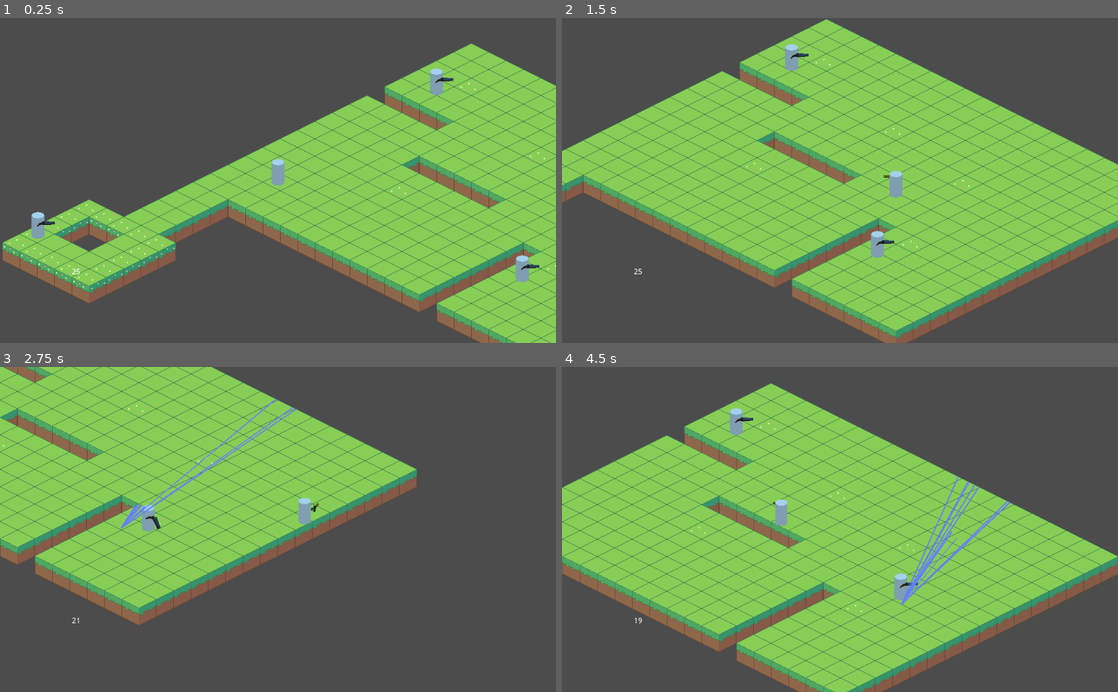
Above: before the commit, frames 1-4 (two rows, left to right).
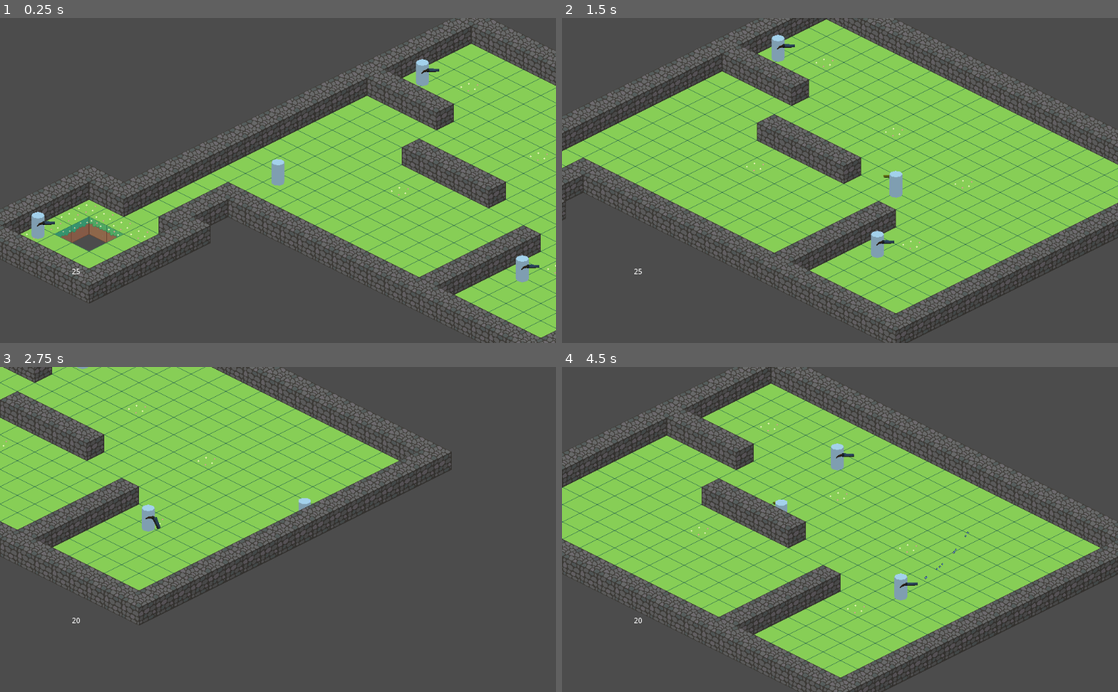
Above: after the commit, the same moments.

Repository: Big-Incorporated/biglike
Game: Godot game, scene res://main.tscn
Two runs of this game, one before a commit and one after it. Both use one fixed random seed, a clock stepped at 60 frames per second and the inputs below. The engine's default icon, where the game draws it, is replaced by a stand-in: a white triangle on a blue panel in a dark square.
Inputs (mouse positions are in pixels of both pictures, inside the frame that each line leads up to):
- Up to frame 1 (0.25 s): no input
- Up to frame 2 (1.5 s): tap Enter at 0.5 s; move the mouse to (962, 164) at 0.52 s; hold D 0.53-1.28 s; hold Shift 0.53-1.28 s; click (962, 164) at 0.67 s; move the mouse to (728, 196) at 1.27 s; hold S from 1.28 s (still down); tap Shift at 1.35 s; click (728, 196) at 1.42 s
- Up to frame 3 (2.75 s): move the mouse to (333, 458) at 2.02 s; release S at 2.03 s; hold D from 2.03 s (still down); hold Shift from 2.03 s (still down); click (333, 458) at 2.17 s
- Up to frame 4 (4.5 s): move the mouse to (812, 594) at 2.77 s; release D at 2.78 s; release Shift at 2.78 s; hold W 2.78-3.53 s; tap Shift at 2.85, 4.35 s; click (812, 594) at 2.92 s; move the mouse to (1006, 578) at 3.52 s; hold Shift 3.53-4.28 s; hold A from 3.53 s (still down); click (1006, 578) at 3.67 s; move the mouse to (673, 480) at 4.27 s; click (673, 480) at 4.42 s

The runs differ from the first frame. In frame 1, 19% of the frame differs, in the area x 0-100%, y 0-100%; in frame 2, 19%; in frame 3, 13%; in frame 4, 19%.
Error before the commit: Invalid get index '0' (on base: 'PoolVector2Array'). (res://Shotgunner.gd:63)

Commit message:
changed code structure, implemented projectile weapons

Diff:
--- a/Enemy.gd
+++ b/enemies/Enemy.gd
@@ -72,6 +72,8 @@
 
 func _ready():
 
+	yield(get_tree().create_timer(0.1),"timeout")
+
 	add_to_group("enemies")
 
 	if !is_connected("damaged",self,"_on_EnemyBody_damaged"):
--- a/main.tscn
+++ b/main.tscn
@@ -23,7 +23,6 @@
 [node name="YSort" type="YSort" parent="Navigation2D"]
 
 [node name="Backwall" type="TileMap" parent="Navigation2D/YSort"]
-visible = false
 mode = 1
 tile_set = ExtResource( 1 )
 cell_size = Vector2( 64, 32 )
@@ -54,7 +53,7 @@
 ChaseRange = 40.0
 
 [node name="EnemyBody2" parent="Navigation2D/YSort" instance=ExtResource( 2 )]
-position = Vector2( 640, -347 )
+position = Vector2( 614, -364 )
 AttackRange = 20.0
 ChaseRange = 40.0
 
--- a/models/enemies/Shotgunner/ShotgunnerFull.tscn
+++ b/models/enemies/Shotgunner/ShotgunnerFull.tscn
@@ -1,7 +1,7 @@
 [gd_scene load_steps=5 format=2]
 
-[ext_resource path="res://shotgun.gd" type="Script" id=1]
-[ext_resource path="res://Shotgunner.gd" type="Script" id=2]
+[ext_resource path="res://weapons/shotgun.gd" type="Script" id=1]
+[ext_resource path="res://enemies/Shotgunner.gd" type="Script" id=2]
 [ext_resource path="res://models/enemies/Shotgunner/shotgunner.tscn" type="PackedScene" id=3]
 
 [sub_resource type="CircleShape2D" id=12]
@@ -9,7 +9,6 @@
 
 [node name="EnemyBody" type="KinematicBody2D"]
 position = Vector2( 76, -91 )
-collision_layer = 2
 script = ExtResource( 2 )
 MaxHealth = 10
 NavNode = NodePath("../..")
--- a/project.godot
+++ b/project.godot
@@ -14,30 +14,85 @@
 "language": "GDScript",
 "path": "res://damageable.gd"
 }, {
+"base": "Node",
+"class": "DiscordRPC",
+"language": "GDScript",
+"path": "res://addons/godot_editor_discord_presence/Discord RPC/DiscordRPC.gd"
+}, {
+"base": "Reference",
+"class": "DiscordRPCEnum",
+"language": "GDScript",
+"path": "res://addons/godot_editor_discord_presence/Discord RPC/DiscordRPCEnum.gd"
+}, {
 "base": "Damageable",
 "class": "Enemy",
 "language": "GDScript",
-"path": "res://Enemy.gd"
+"path": "res://enemies/Enemy.gd"
+}, {
+"base": "Reference",
+"class": "IPC",
+"language": "GDScript",
+"path": "res://addons/godot_editor_discord_presence/Discord RPC/ipc/IPC.gd"
+}, {
+"base": "Reference",
+"class": "IPCModule",
+"language": "GDScript",
+"path": "res://addons/godot_editor_discord_presence/Discord RPC/ipc/module/IPCModule.gd"
+}, {
+"base": "Reference",
+"class": "IPCPayload",
+"language": "GDScript",
+"path": "res://addons/godot_editor_discord_presence/Discord RPC/ipc/IPCPayload.gd"
+}, {
+"base": "Reference",
+"class": "IPCPipe",
+"language": "GDScript",
+"path": "res://addons/godot_editor_discord_presence/Discord RPC/ipc/pipe/IPCPipe.gd"
+}, {
+"base": "Reference",
+"class": "IPCUtil",
+"language": "GDScript",
+"path": "res://addons/godot_editor_discord_presence/Discord RPC/util/IPCUtil.gd"
 }, {
 "base": "Weapon",
 "class": "Pistol",
 "language": "GDScript",
-"path": "res://pistol.gd"
+"path": "res://weapons/pistol.gd"
 }, {
 "base": "Damageable",
 "class": "Player",
 "language": "GDScript",
 "path": "res://Player.gd"
 }, {
+"base": "Area2D",
+"class": "Projectile",
+"language": "GDScript",
+"path": "res://weapons/projectiles/projectile.gd"
+}, {
+"base": "Reference",
+"class": "RichPresence",
+"language": "GDScript",
+"path": "res://addons/godot_editor_discord_presence/Discord RPC/ipc/module/rich presence/RichPresence.gd"
+}, {
+"base": "Reference",
+"class": "RichPresenceButton",
+"language": "GDScript",
+"path": "res://addons/godot_editor_discord_presence/Discord RPC/ipc/module/rich presence/RichPresenceButton.gd"
+}, {
+"base": "IPCModule",
+"class": "RichPresenceModule",
+"language": "GDScript",
+"path": "res://addons/godot_editor_discord_presence/Discord RPC/ipc/module/rich presence/RichPresenceModule.gd"
+}, {
 "base": "Weapon",
 "class": "Shotgun",
 "language": "GDScript",
-"path": "res://shotgun.gd"
+"path": "res://weapons/shotgun.gd"
 }, {
 "base": "Enemy",
 "class": "Shotgunner",
 "language": "GDScript",
-"path": "res://Shotgunner.gd"
+"path": "res://enemies/Shotgunner.gd"
 }, {
 "base": "Node",
 "class": "State",
@@ -49,33 +104,80 @@
 "language": "GDScript",
 "path": "res://StateMachine.gd"
 }, {
+"base": "",
+"class": "StreamPeerUnix",
+"language": "NativeScript",
+"path": "res://addons/godot_editor_discord_presence/godot-unix-socket/unix-socket.gdns"
+}, {
 "base": "Weapon",
 "class": "Sword",
 "language": "GDScript",
-"path": "res://sword.gd"
+"path": "res://weapons/sword.gd"
 }, {
 "base": "Line2D",
 "class": "TracerLine",
 "language": "GDScript",
-"path": "res://tracerline.gd"
+"path": "res://weapons/projectiles/tracerline.gd"
+}, {
+"base": "Reference",
+"class": "URLUtil",
+"language": "GDScript",
+"path": "res://addons/godot_editor_discord_presence/Discord RPC/util/URLUtil.gd"
+}, {
+"base": "Reference",
+"class": "UUID",
+"language": "GDScript",
+"path": "res://addons/godot_editor_discord_presence/Discord RPC/util/UUID.gd"
+}, {
+"base": "IPCPipe",
+"class": "UnixPipe",
+"language": "GDScript",
+"path": "res://addons/godot_editor_discord_presence/Discord RPC/ipc/pipe/UnixPipe.gd"
+}, {
+"base": "IPCPayload",
+"class": "UpdateRichPresencePayload",
+"language": "GDScript",
+"path": "res://addons/godot_editor_discord_presence/Discord RPC/ipc/module/rich presence/UpdateRichPresencePayload.gd"
 }, {
 "base": "Node2D",
 "class": "Weapon",
 "language": "GDScript",
-"path": "res://weapon.gd"
+"path": "res://weapons/weapon.gd"
+}, {
+"base": "IPCPipe",
+"class": "WindowsPipe",
+"language": "GDScript",
+"path": "res://addons/godot_editor_discord_presence/Discord RPC/ipc/pipe/WindowsPipe.gd"
 } ]
 _global_script_class_icons={
 "Damageable": "",
+"DiscordRPC": "",
+"DiscordRPCEnum": "",
 "Enemy": "",
+"IPC": "",
+"IPCModule": "",
+"IPCPayload": "",
+"IPCPipe": "",
+"IPCUtil": "",
 "Pistol": "",
 "Player": "",
+"Projectile": "",
+"RichPresence": "",
+"RichPresenceButton": "",
+"RichPresenceModule": "",
 "Shotgun": "",
 "Shotgunner": "",
 "State": "",
 "StateMachine": "",
+"StreamPeerUnix": "",
 "Sword": "",
 "TracerLine": "",
-"Weapon": ""
+"URLUtil": "",
+"UUID": "",
+"UnixPipe": "",
+"UpdateRichPresencePayload": "",
+"Weapon": "",
+"WindowsPipe": ""
 }
 
 [application]
--- a/pistol.gd
+++ b/weapons/pistol.gd
@@ -18,9 +18,9 @@
 	Anim.play("shoot",-1,3.0)
 
 	if parent == globalplayer:
-		shootbullet(damage,global_position,parent.camera.get_camera_screen_center(),get_angle_to(get_global_mouse_position()))
+		shootbullet(damage,global_position,get_angle_to(get_global_mouse_position()))
 	else:
-		shootbullet(damage,global_position,parent.global_position,get_angle_to(parent.Target.global_position))
+		shootbullet(damage,global_position,get_angle_to(parent.Target.global_position))
 	.shoot()
 
 func reload():
--- /dev/null
+++ b/weapons/projectiles/projectile.gd
@@ -0,0 +1,5 @@
+extends Area2D
+
+class_name Projectile
+
+var Parent: Node
--- /dev/null
+++ b/weapons/projectiles/shotgunpellet.gd
@@ -0,0 +1,12 @@
+extends Projectile
+
+var speed = 500
+
+func _process(delta):
+	global_position += (Vector2(cos(global_rotation),sin(global_rotation)) * delta * speed)
+	var hit = get_overlapping_bodies()
+	for body in hit:
+		if body != Parent:
+			if body is Damageable:
+				body.damage(1)
+			queue_free()
--- /dev/null
+++ b/weapons/projectiles/shotgunpellet.tscn
@@ -0,0 +1,17 @@
+[gd_scene load_steps=4 format=2]
+
+[ext_resource path="res://weapons/projectiles/shotgunpellet.gd" type="Script" id=1]
+[ext_resource path="res://icon.png" type="Texture" id=2]
+
+[sub_resource type="CircleShape2D" id=1]
+radius = 1.41421
+
+[node name="Area2D" type="Area2D"]
+script = ExtResource( 1 )
+
+[node name="CollisionShape2D" type="CollisionShape2D" parent="."]
+shape = SubResource( 1 )
+
+[node name="Sprite" type="Sprite" parent="."]
+scale = Vector2( 0.05, 0.05 )
+texture = ExtResource( 2 )
--- a/shotgun.gd
+++ b/weapons/shotgun.gd
@@ -5,8 +5,9 @@
 export var numpellets:int = 10
 export var pelletdamage:int = 2
 
+var parent: Node2D
 
-var parent: Node2D
+onready var projectilescene = preload("res://weapons/projectiles/shotgunpellet.tscn")
 
 func _ready():
 	set_weapon_info(13,50,1)
@@ -21,10 +22,10 @@
 
 	if parent == globalplayer:
 		for n in numpellets:
-			shootbullet(pelletdamage,global_position,parent.camera.get_camera_screen_center(),get_angle_to(get_global_mouse_position()))
+			shootbullet(pelletdamage,global_position,get_angle_to(get_global_mouse_position()))
 	else:
 		for n in numpellets:
-			shootbullet(pelletdamage,global_position,parent.global_position,get_angle_to(parent.Target.global_position))
+			shootprojectile(projectilescene.instance(),global_position,get_angle_to(parent.Target.global_position))
 	.shoot()
 
 func reload():
--- a/weapon.gd
+++ b/weapons/weapon.gd
@@ -36,7 +36,7 @@
 	get_tree().root.add_child(tracerline)
 	tracerline.trace(startpos, endpos)
 
-func shootbullet(damage: int, position: Vector2,screenpos:Vector2,direction: float):
+func shootbullet(damage: int, position: Vector2,direction: float):
 	var space_state = get_world_2d().direct_space_state
 	var Spreadradians = rand_range(-deg2rad(Spread), deg2rad(Spread))
 	var endposition = position + Vector2(cos(direction+Spreadradians), sin(direction+Spreadradians)) * AttackRange
@@ -48,7 +48,10 @@
 				result.collider.set_target(get_parent())
 		tracer(position,result.position)
 
-func shootprojectile(projectilescene: Resource, position: Vector2,direction: float):
-	var projectile = projectilescene.instance()
-	add_child(projectile)
-	projectile.transform = transform
+func shootprojectile(projectile: Projectile, position: Vector2,direction: float):
+	projectile.Parent = get_parent()
+	projectile.add_to_group("projectiles")
+	get_tree().root.add_child(projectile)
+	projectile.global_position = position
+	var Spreadradians = rand_range(-deg2rad(Spread), deg2rad(Spread))
+	projectile.global_rotation = direction + Spreadradians
Renamed: Shotgunner.gd -> enemies/Shotgunner.gd
Renamed: tracerline.gd -> weapons/projectiles/tracerline.gd
Renamed: sword.gd -> weapons/sword.gd
